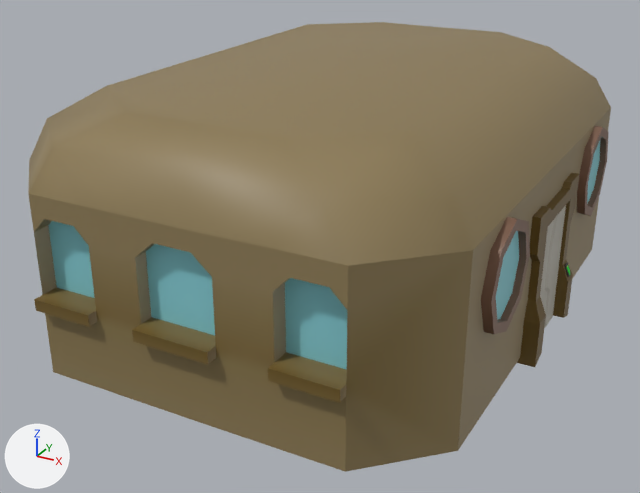
The FBX model Assets/Models/Crossing/Crossing_Buildings/Individual_Buildings/SouthEast_House_06.fbx: old version first, new version second.
One viewpoint serves both versions: a camera (50 mm lens) standing at (1.019, -0.637, 0.175) and looking at (0.852, -0.333, 0.023). The lights are fixed; the arrows at lower left show +X, +Y and +Z. Where no turn or scale is listed for an object, it has been applied to the vertices. Vertices at the same position are counted once.

Objects in the first picture: 'SouthEast_House_06'.
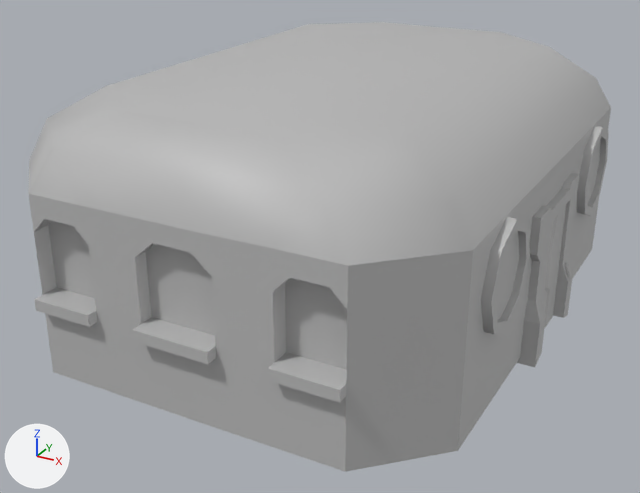
Where the change shows, as pixel boxes [x1, y1, x2, y2] in the pictures (640 x 493 px):
part 1 of me_mesh, recoloured (brown to grey): [28, 22, 611, 472] in both

What changed in the scene script:
```text
Add mat_environment_02:
    mat_environment_02 = principled_material('Environment_02')
    mat_environment_02.base_color = (0.5, 0.5, 0.5)  # grey #bcbcbc
Change me_mesh:
    where me_mesh.from_pydata(...)  # 371 vertices, 346 faces; spans x -0.091..0.091, y -0.123..0.123, z -0.051..0.051
    used by ob_southeast_house_06; location = (0.8593, -0.3172, 0.0476)
    remove me_mesh.materials.append(mat_light_illuminate4)  # picture img_lights_jpg
    me_mesh part 1: all 341 faces that had it switch from mat_flatcolorbase4 (picture img_plaza_05_diffuse_jpg) to mat_environment_02 (grey #bcbcbc)
```
